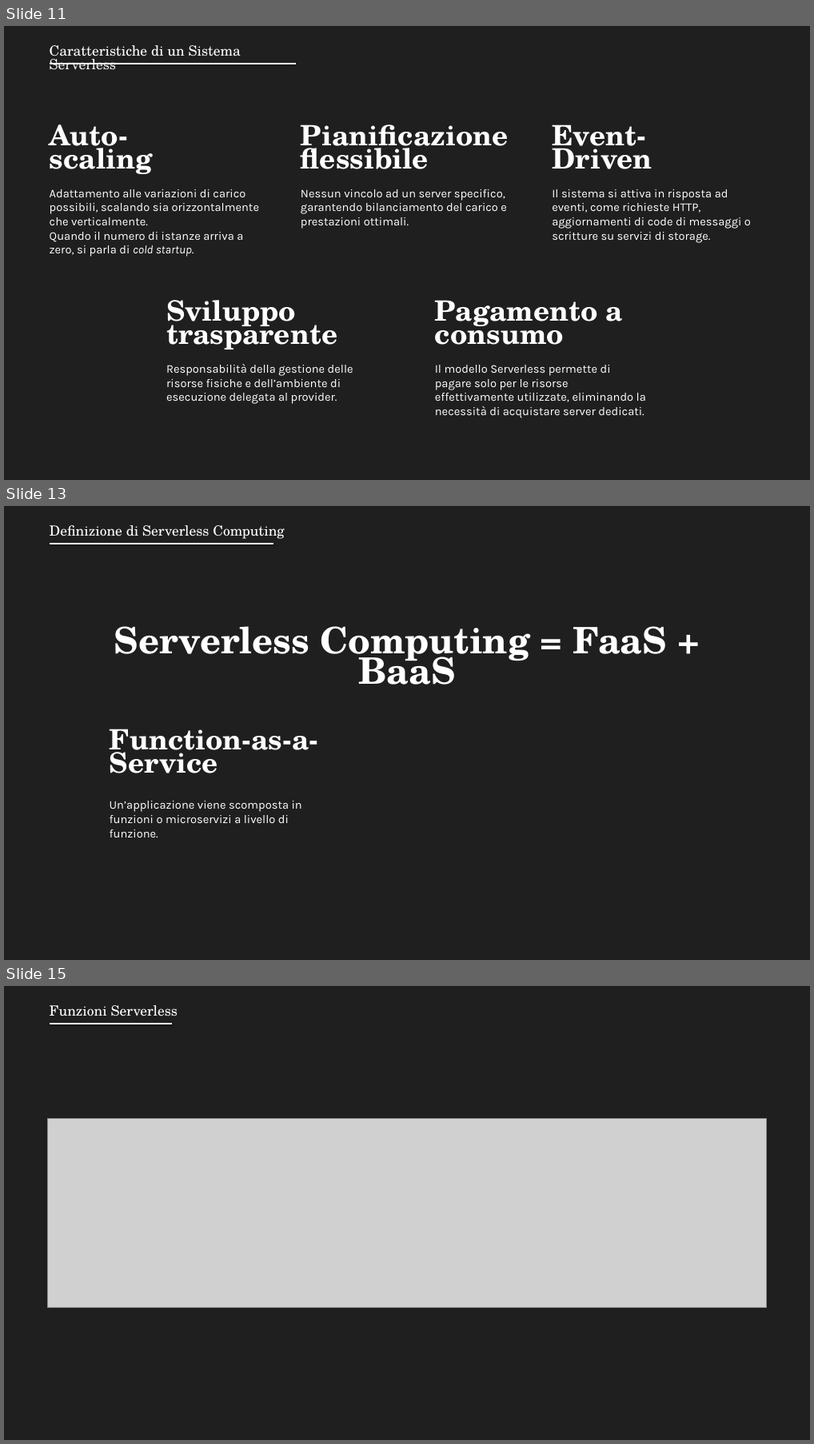
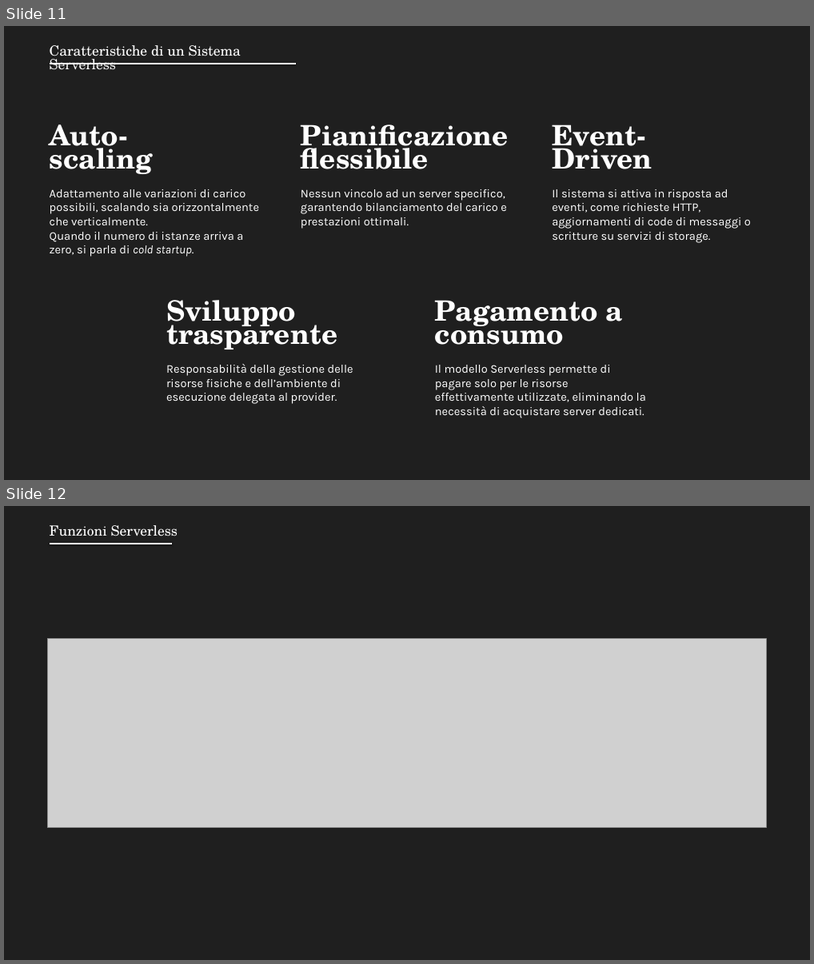
Before and after one commit to DavideDeRosa/tesi_ipim, a slide deck: presentazione/presentazione.pptx. Shown one above the other, each under a label of ours: slides 11, 13 and 15 before the commit, slides 11 and 12 after it; the slides between them are not shown. The pictures are 814x1444 and 814x964 pixels, drawn with LibreOffice and Linux fonts; fonts in the diff are those of the drawing; grey boxes stand for pictures. Boxes give left, top, right and bottom in pixels: in the first picture for what was removed or moved away, otherwise in the second. Text is boxed around its words. In the diff, an @@ line names an element or a change of style, - is before the commit and + after.

```diff
--- a/presentazione/presentazione.pptx
+++ b/presentazione/presentazione.pptx
@@ slide 13 removed at (4,506,810,960), background #1F1F1F @@
@@ text removed at (50,525,284,539) @@
-Definizione di Serverless Computing
@@ line removed from (49, 544) to (274, 544) @@
@@ text removed at (114,626,667,684) @@
-Serverless Computing = FaaS + BaaS
@@ text removed at (110,728,318,773) @@
-Function-as-a-Service
@@ text removed at (110,800,302,837) @@
-Un’applicazione viene scomposta in funzioni o microservizi a livello di funzione.
@@ what was slide 15 is now slide 12 @@
```
Also in this commit, not shown: 2 other slides removed, 7 other files.
